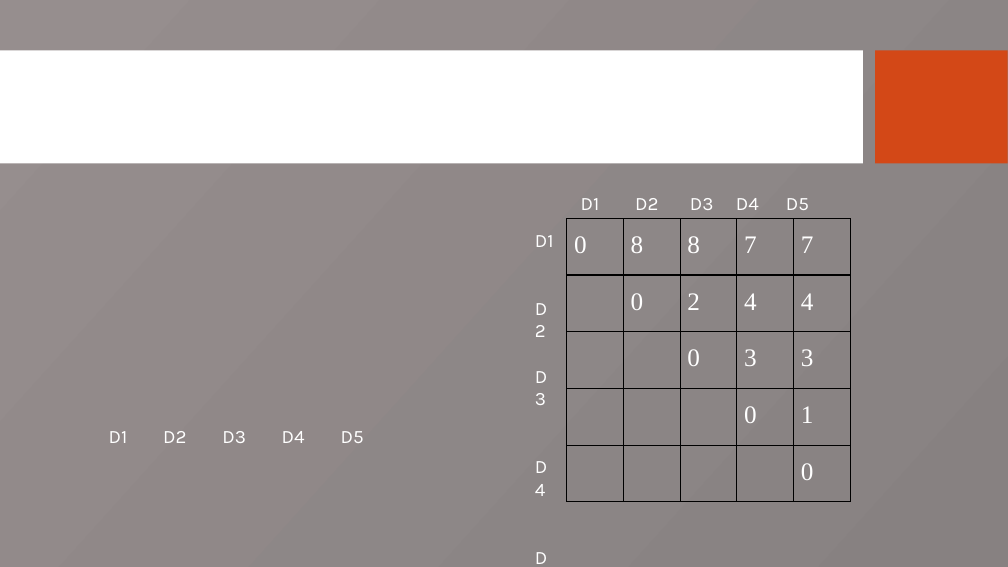
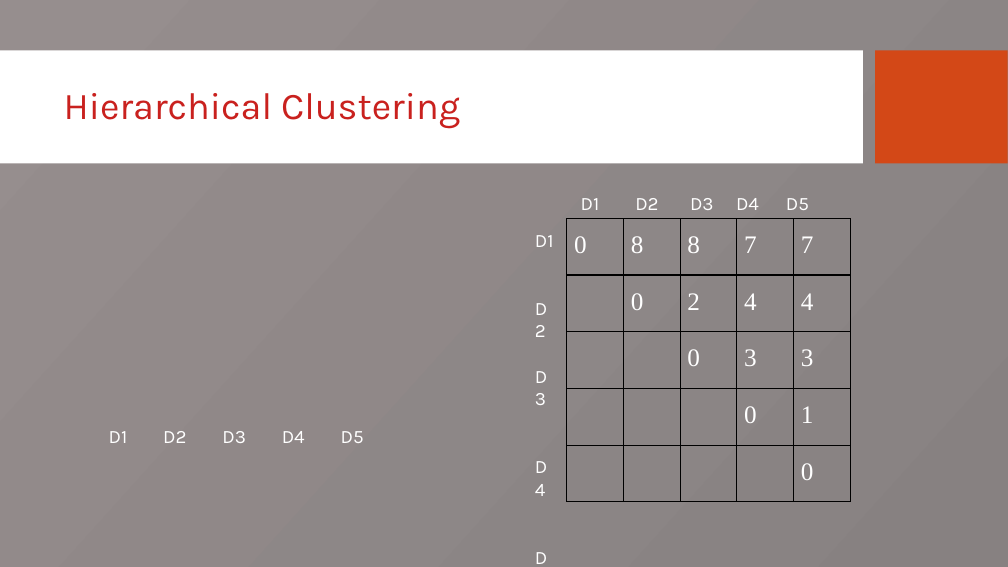
Before and after one commit to iffishells/Natural-Languag--Processing, a slide deck: slide 5 of Text-Mining/04-DocumentsClassifier/01-Clustering Overview.pptx. Drawn at 1008x567 pixels with LibreOffice and Linux fonts; fonts in the diff are those of the drawing; background and template pictures are left out. Boxes give left, top, right and bottom in pixels: in the first picture for what was removed or moved away, otherwise in the second. Text is boxed around its words. In the diff, an @@ line names an element or a change of style, - is before the commit and + after.

```diff
--- a/Text-Mining/04-DocumentsClassifier/01-Clustering Overview.pptx
+++ b/Text-Mining/04-DocumentsClassifier/01-Clustering Overview.pptx
@@ text "Hierarchical Clustering" at (64,93,460,128): text colour #FFFFFF to #C9211E @@
```
Also in this commit, not shown: 3 other slides changed, 28 other files.
